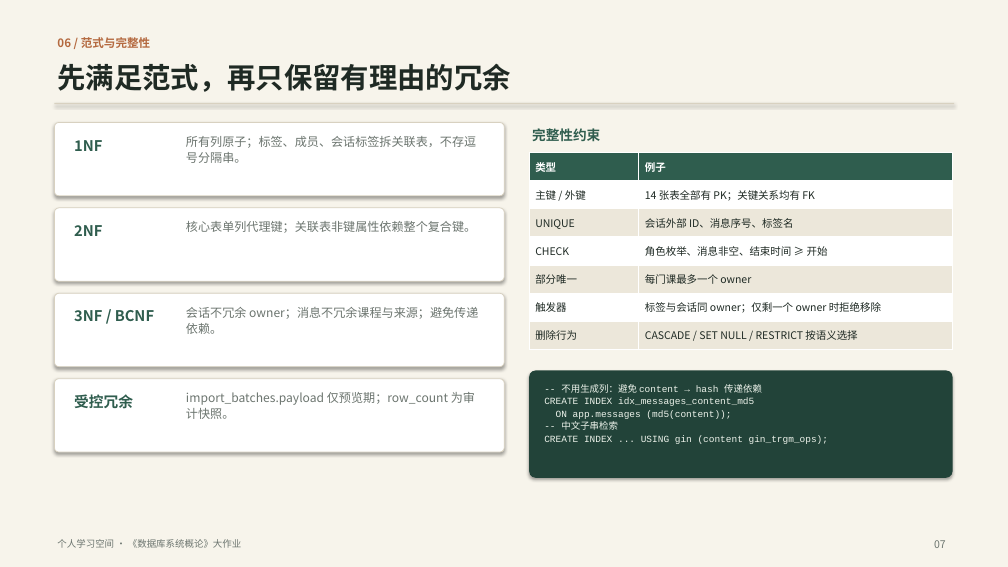
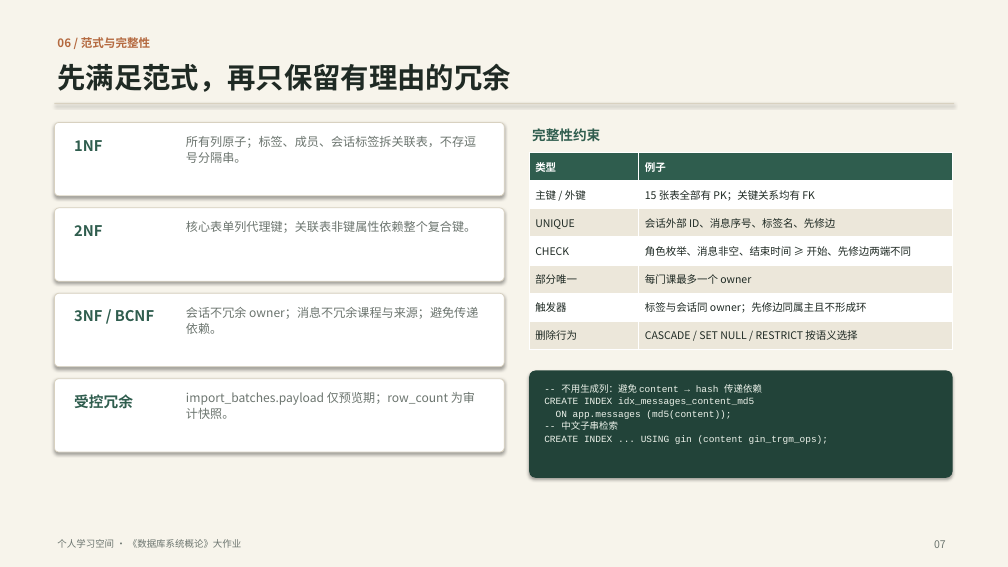
Before and after one commit to ycl-berserk/2026Database, a slide deck: slide 7 of docs/汇报.pptx. Drawn at 1008x567 pixels with LibreOffice and Linux fonts; fonts in the diff are those of the drawing. Boxes give left, top, right and bottom in pixels: in the first picture for what was removed or moved away, otherwise in the second. Text is boxed around its words. In the diff, an @@ line names an element or a change of style, - is before the commit and + after.

Commit message:
feat: 标签先修图（DAG、递归闭包与可视化）K2
新增 tag_edges 边表与触发器防环，提供递归闭包视图、按课程分组的 SVG 页面、
种子数据、单元/集成测试与端到端验收；同步更新报告、需求、路线图、演示脚本与 PPT。

```diff
--- a/docs/汇报.pptx
+++ b/docs/汇报.pptx
@@ table at <box>529,153,953,349</box> @@
-row 2, column 2: 14 张表全部有 PK；关键关系均有 FK
+row 2, column 2: 15 张表全部有 PK；关键关系均有 FK
-row 3, column 2: 会话外部 ID、消息序号、标签名
+row 3, column 2: 会话外部 ID、消息序号、标签名、先修边
-row 4, column 2: 角色枚举、消息非空、结束时间 ≥ 开始
+row 4, column 2: 角色枚举、消息非空、结束时间 ≥ 开始、先修边两端不同
-row 6, column 2: 标签与会话同 owner；仅剩一个 owner 时拒绝移除
+row 6, column 2: 标签与会话同 owner；先修边同属主且不形成环
```
Also in this commit, not shown: 7 other slides changed, 1 slide added, 27 other files.
